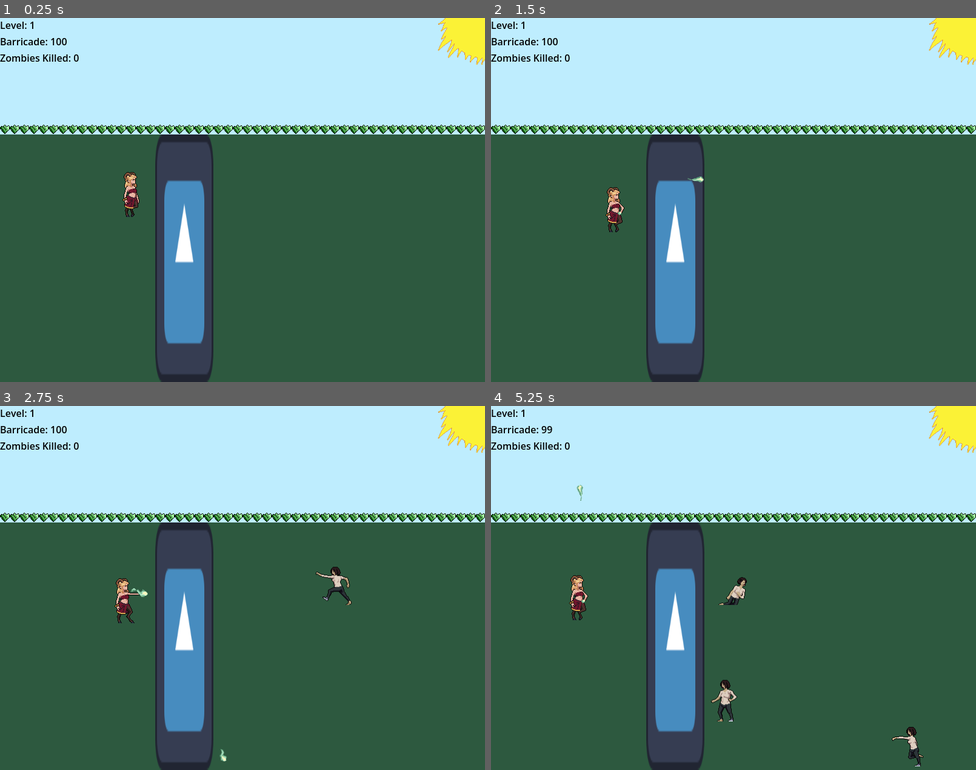
Above: before the commit, frames 1-4 (two rows, left to right).
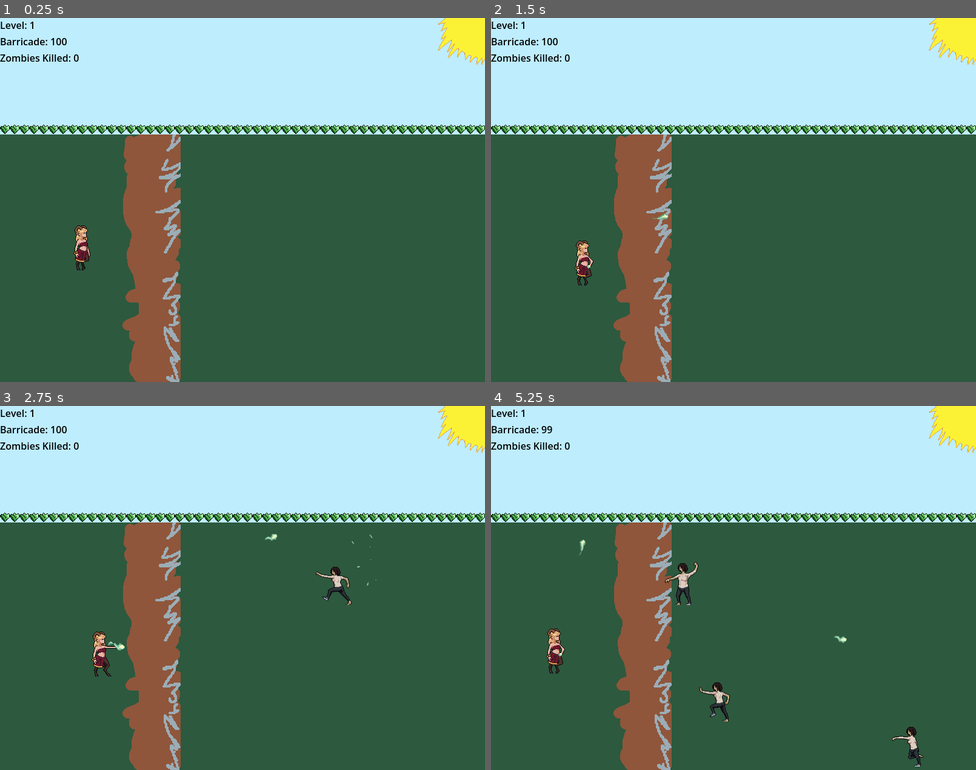
Above: after the commit, the same moments.

Repository: arko-poet/godot-games
Game: Godot game, scene res://main.tscn
Two runs of this game, one before a commit and one after it. Both use one fixed random seed, a clock stepped at 60 frames per second and the inputs below. The engine's default icon, where the game draws it, is replaced by a stand-in: a white triangle on a blue panel in a dark square.
Inputs (mouse positions are in pixels of both pictures, inside the frame that each line leads up to):
- Up to frame 1 (0.25 s): no input
- Up to frame 2 (1.5 s): move the mouse to (840, 181) at 0.52 s; hold D (move_right) 0.53-1.28 s; click (840, 181) at 0.6 s; move the mouse to (636, 218) at 1.27 s; hold S (move_down) from 1.28 s (still down); click (636, 218) at 1.35 s
- Up to frame 3 (2.75 s): move the mouse to (291, 507) at 2.02 s; release S (move_down) at 2.03 s; hold D (move_right) from 2.03 s (still down); click (291, 507) at 2.1 s
- Up to frame 4 (5.25 s): move the mouse to (709, 660) at 2.77 s; release D (move_right) at 2.78 s; hold W (move_up) 2.78-3.53 s; click (709, 660) at 2.85 s; move the mouse to (879, 642) at 3.52 s; hold A (move_left) 3.53-5.03 s; click (879, 642) at 3.6 s; move the mouse to (588, 533) at 4.27 s; click (588, 533) at 4.35 s; move the mouse to (757, 588) at 5.02 s; hold S (move_down) from 5.03 s (still down); click (757, 588) at 5.1 s

The runs differ from the first frame. In frame 1, 12% of the frame differs, in the area x 15-44%, y 32-100%; in frame 2, 12%; in frame 3, 12%; in frame 4, 13%, in the area x 11-74%, y 21-100%.

Commit message:
feat: add barricade texture

Diff:
--- a/last_stand/barricade.tscn
+++ b/last_stand/barricade.tscn
@@ -1,10 +1,10 @@
 [gd_scene format=3 uid="uid://vivbwy15jqep"]
 
 [ext_resource type="Script" uid="uid://d34duq3rqb070" path="res://barricade.gd" id="1_4w3go"]
-[ext_resource type="Texture2D" uid="uid://c8t4eh1ndh56a" path="res://icon.svg" id="1_688k7"]
+[ext_resource type="Texture2D" uid="uid://dkw5niac08mx" path="res://sprites/barricade.png" id="2_4w3go"]
 
 [sub_resource type="RectangleShape2D" id="RectangleShape2D_1bvp3"]
-size = Vector2(128, 600)
+size = Vector2(96, 408)
 
 [node name="Barricade" type="StaticBody2D" unique_id=1010004601]
 collision_layer = 2
@@ -14,7 +14,7 @@
 
 [node name="Sprite" type="Sprite2D" parent="." unique_id=1344042694]
 scale = Vector2(1, 0.9999999)
-texture = ExtResource("1_688k7")
+texture = ExtResource("2_4w3go")
 
 [node name="Collision" type="CollisionShape2D" parent="." unique_id=1776921890]
 shape = SubResource("RectangleShape2D_1bvp3")
--- a/last_stand/combat.tscn
+++ b/last_stand/combat.tscn
@@ -44,19 +44,9 @@
 grow_vertical = 2
 color = Color(0.17510256, 0.34872743, 0.2474212, 1)
 
-[node name="Barricade" parent="." unique_id=1010004601 instance=ExtResource("2_ga4lu")]
-position = Vector2(320, 64)
-
-[node name="Sprite" parent="Barricade" index="0" unique_id=1344042694]
-position = Vector2(-16, 332)
-scale = Vector2(0.75, 3.1875)
-
-[node name="Collision" parent="Barricade" index="1" unique_id=1776921890]
-position = Vector2(-16, 332)
-
 [node name="Player" parent="." unique_id=885266496 instance=ExtResource("3_u30h6")]
 z_index = 1
-position = Vector2(216, 264)
+position = Vector2(135, 352)
 
 [node name="ZombieTimer" type="Timer" parent="." unique_id=304221522]
 wait_time = 1.5
@@ -102,6 +92,7 @@
 scale = Vector2(0.625, 0.6015625)
 texture = ExtResource("5_u30h6")
 
+[node name="Barricade" parent="." unique_id=1010004601 instance=ExtResource("2_ga4lu")]
+position = Vector2(250, 396)
+
 [connection signal="timeout" from="ZombieTimer" to="." method="_on_zombie_spawner_timeout"]
-
-[editable path="Barricade"]
Binary file added: last_stand/sprites/barricade.png
Not shown, added: last_stand/sprites/barricade.png.import
